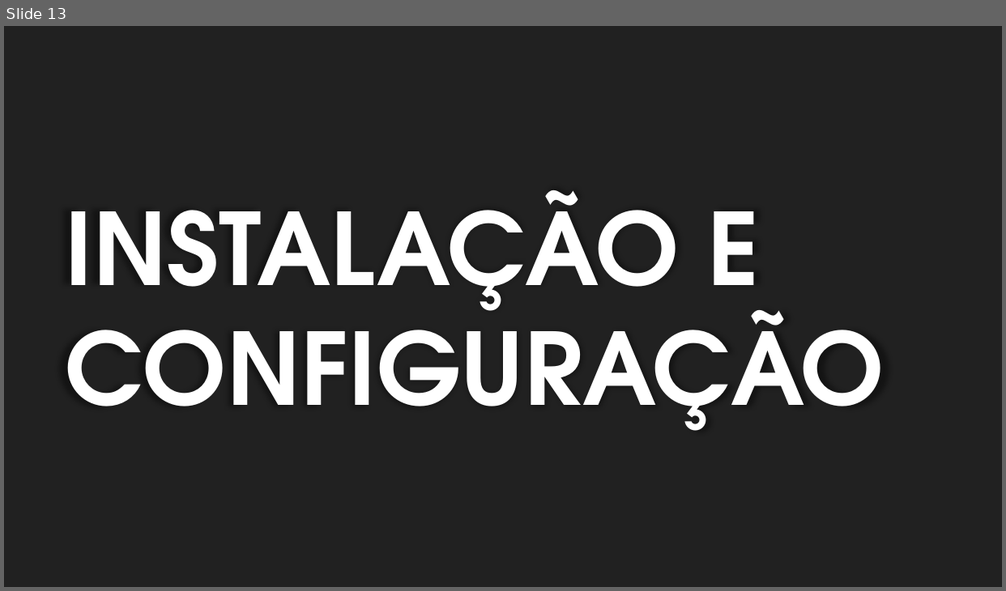
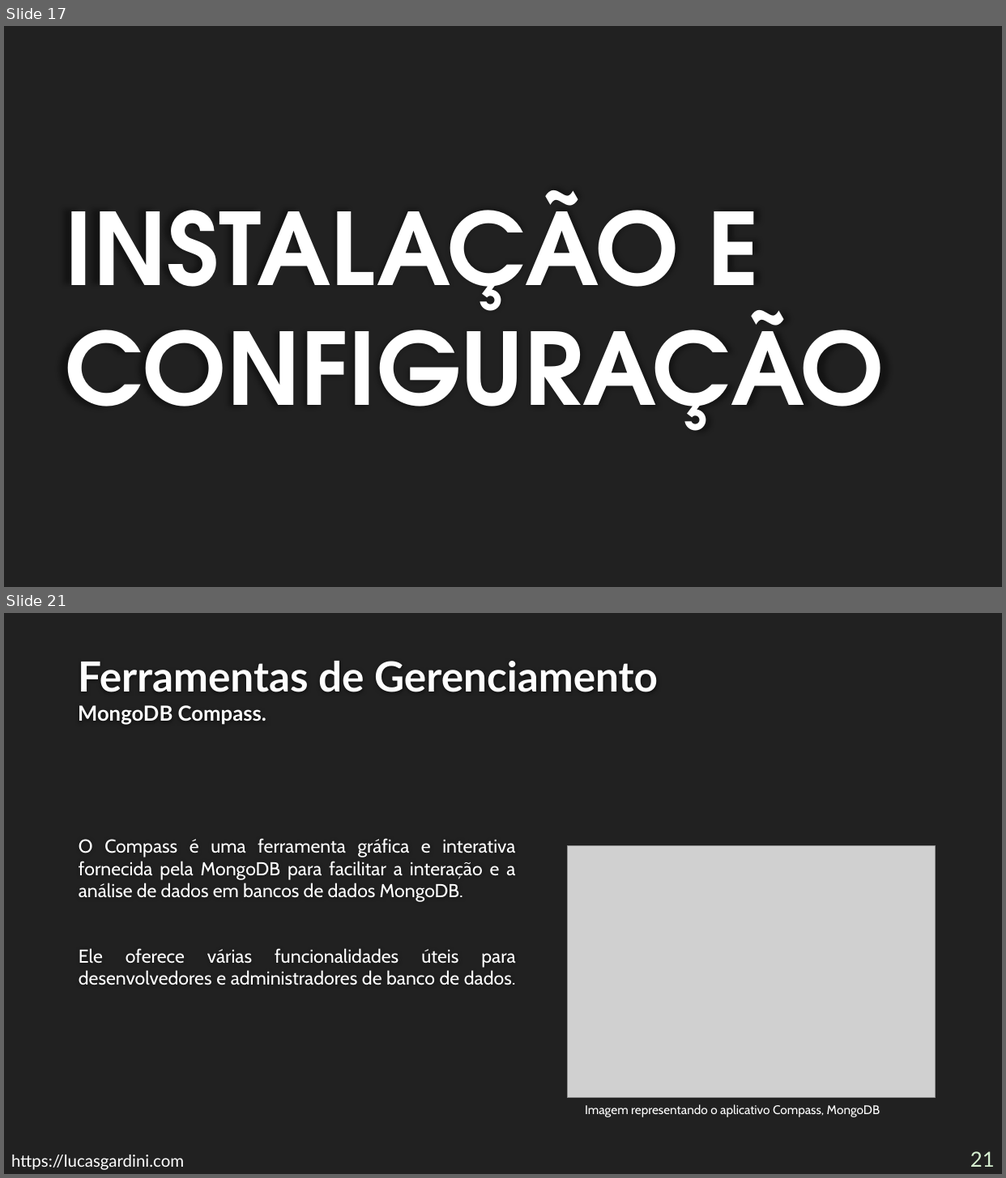
Before and after one commit to Lucas-Gardini/IFSP-ADS-BD2, a slide deck: mongodb/minicurso-mongodb.pptx. Shown one above the other, each under a label of ours: slide 13 before the commit, slides 17 and 21 after it; the slides between them are not shown. The pictures are 1006x591 and 1006x1178 pixels, drawn with LibreOffice and Linux fonts; fonts in the diff are those of the drawing; grey boxes stand for pictures; background and template pictures are left out. Boxes give left, top, right and bottom in pixels: in the first picture for what was removed or moved away, otherwise in the second. Text is boxed around its words. In the diff, an @@ line names an element or a change of style, - is before the commit and + after.

```diff
--- a/mongodb/minicurso-mongodb.pptx
+++ b/mongodb/minicurso-mongodb.pptx
@@ slide 21 added at [4,613,1002,1174], background #212121 @@
@@ title added at [78,661,658,725], 40 pt, text #FEFEFE, bold @@
+Ferramentas de Gerenciamento
+MongoDB Compass.
@@ text added at [79,838,516,986], 18 pt, text #FFFFFF @@
+O Compass é uma ferramenta gráfica e interativa fornecida pela MongoDB para facilitar a interação e a análise de dados em bancos de dados MongoDB.
+Ele oferece várias funcionalidades úteis para desenvolvedores e administradores de banco de dados.
@@ picture added at [568,845,936,1098] @@
@@ text added at [585,1105,880,1118], 12 pt, text #FFFFFF @@
+Imagem representando o aplicativo Compass, MongoDB
@@ text added at [11,1155,184,1170], 16 pt, text #FFFFFF @@
+https://lucasgardini.com
@@ page number added at [970,1152,995,1167], 20 pt, text #D6F0D1 @@
+21
@@ what was slide 13 is now slide 17 @@
```
Also in this commit, not shown: 32 slides changed, 18 other slides added, 5 slides removed.
